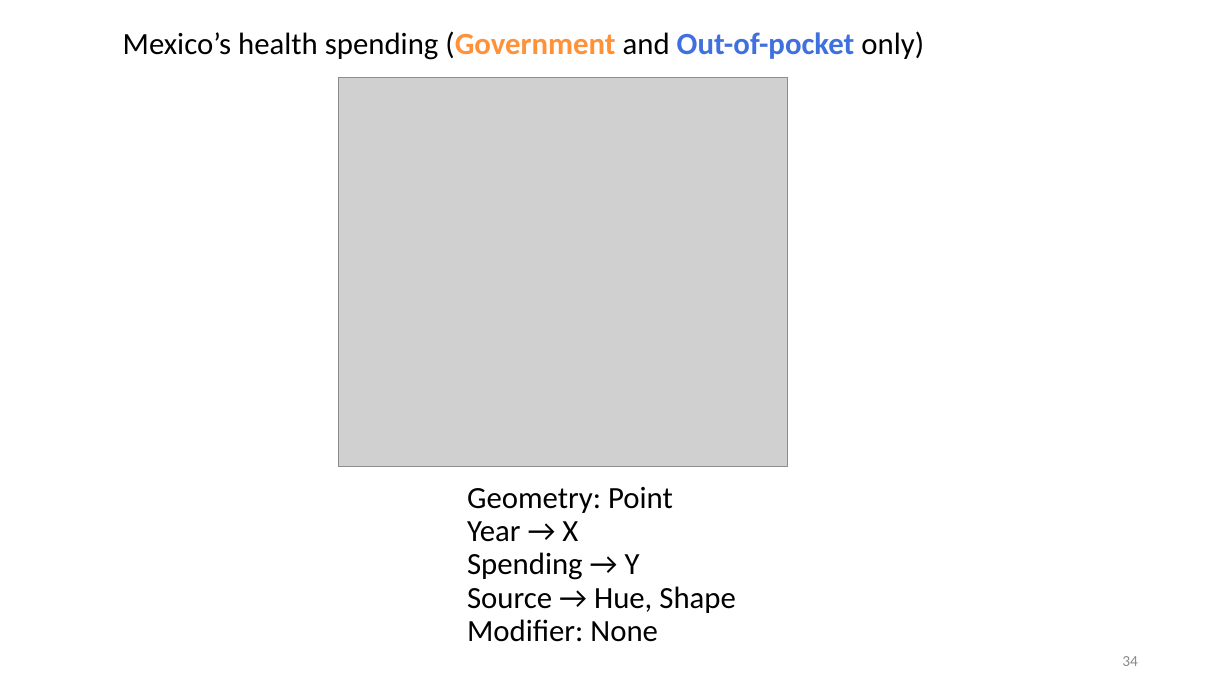
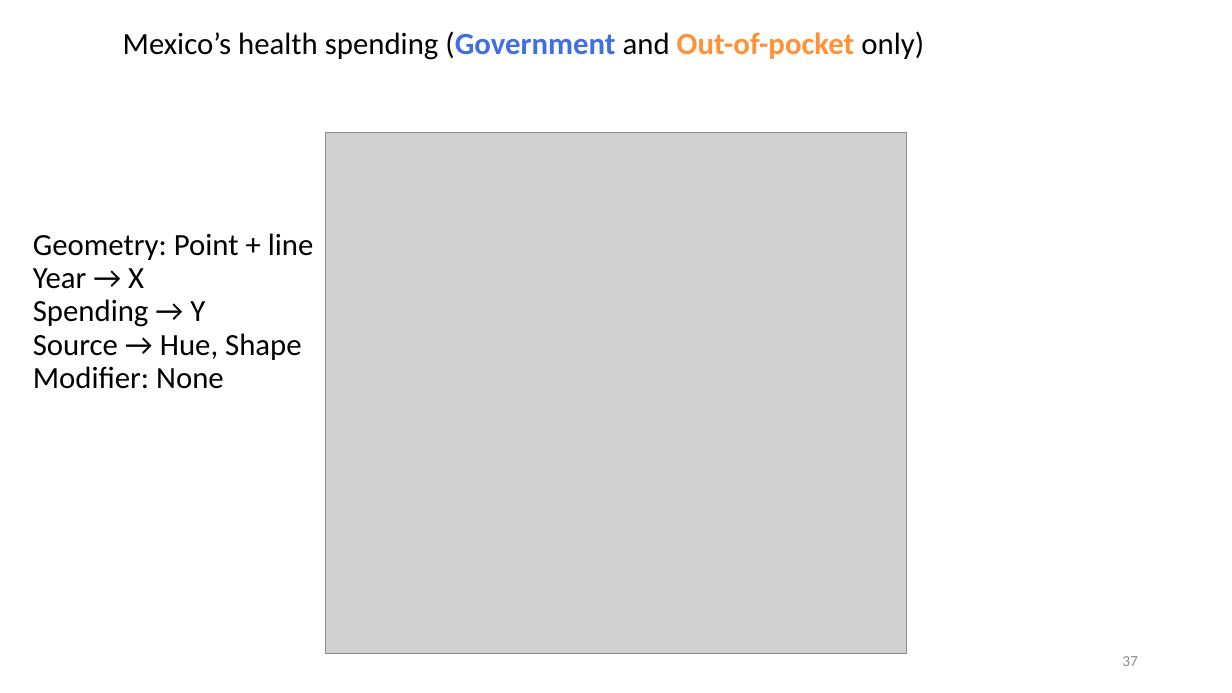
Before and after one commit to WSU-DataScience/USCOTS19_workshop, a slide deck: slide 37 of block_2_data_visualization/DSCI310_Course.pptx (slide 34 before the commit). Drawn at 1232x693 pixels with LibreOffice and Linux fonts; fonts in the diff are those of the drawing; grey boxes stand for pictures. Boxes give left, top, right and bottom in pixels: in the first picture for what was removed or moved away, otherwise in the second. Text is boxed around its words. In the diff, an @@ line names an element or a change of style, - is before the commit and + after.

```diff
--- a/block_2_data_visualization/DSCI310_Course.pptx
+++ b/block_2_data_visualization/DSCI310_Course.pptx
@@ text "Mexico’s health spending (Government and ..." at (123, 31, 924, 60): text colour #FF9138 to #406FDF in "(Government"; text colour #406FDF to #FF9138 in "Out-of-pocket" @@
@@ picture removed at (338, 77, 788, 466) @@
@@ picture added at (326, 132, 907, 653) @@
@@ text "Geometry: Point + line": place and size @@
-text "Geometry: Point + line" at (467, 487, 736, 642)
+text "Geometry: Point + line" at (33, 233, 314, 389)
@@ text at (33, 233, 314, 260): text changed @@
-Geometry: Point
+Geometry: Point + line
@@ page number at (1122, 656, 1138, 666): text changed @@
-34
+37
```
Also in this commit, not shown: 4 other slides changed, 4 slides added, 1 slide removed, 2 other files.
